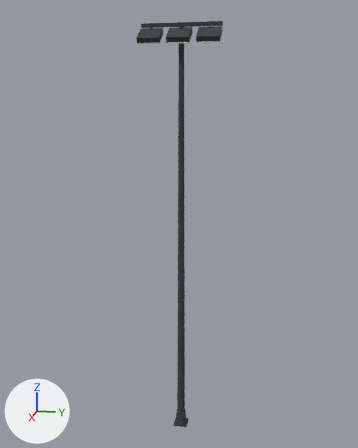
An edit to the COLLADA model sketchup-site-design-pro/src/pb_site_design_pro/Assets/Lighting/lighting.area_floodlight/model.dae, drawn before and after from the same camera.
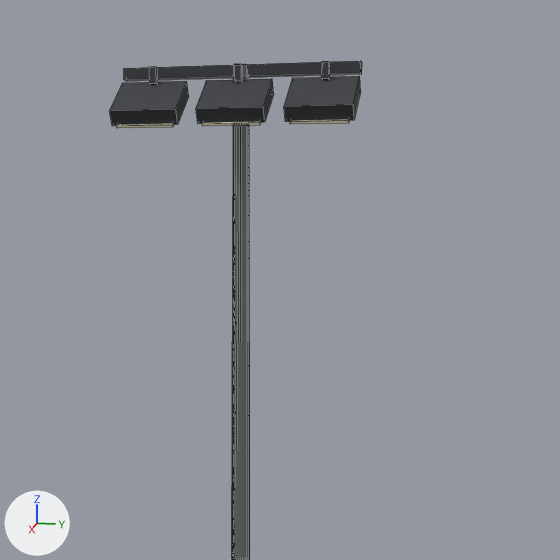
Old and new are each drawn whole from a 50 mm camera at (11.38, 2.22, 8.27) aimed at (0.09, -0.04, 5.45) and again close up on the part from 28% to 81% of the width and 0% to 43% of the height. The axes (+X, +Y, +Z) are drawn at lower left. The lights are the same throughout. The first two pictures are the older version. The close-ups show mesh edges as thin lines. Where no turn or scale is listed for an object, it has been applied to the vertices.

The first close-up shows 'armLength=0.6;coverageRadius=;fixtureCode=;headHeight=0.12;h'.
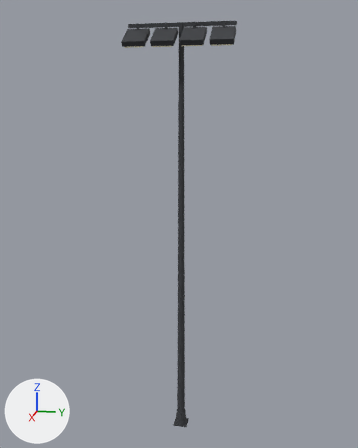
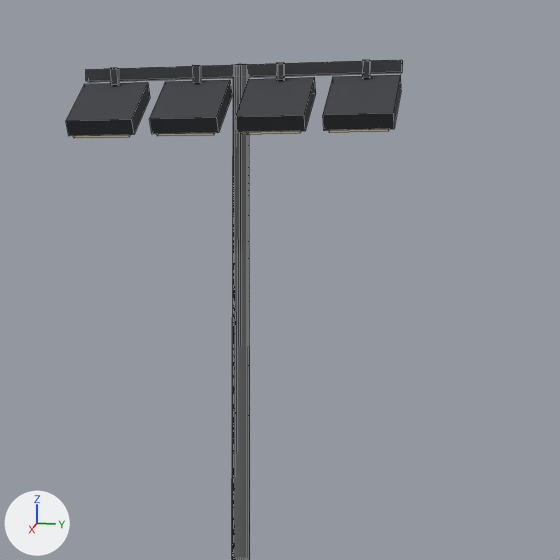
The change, as a diff of the scene's bpy script:
```diff
--- a/sketchup-site-design-pro/src/pb_site_design_pro/Assets/Lighting/lighting.area_floodlight/model.dae.py
+++ b/sketchup-site-design-pro/src/pb_site_design_pro/Assets/Lighting/lighting.area_floodlight/model.dae.py
@@ me_armlength_0_6_coverageradius__fixturecode__headheight_0_12_h @@
 # used by ob_armlength_0_6_coverageradius__fixturecode__headheight_0_12_h; location = (0.0, 0.0, 0.0)
-me_armlength_0_6_coverageradius__fixturecode__headheight_0_12_h.from_pydata(...)  # 195 vertices, 222 faces; spans x -0.18..0.45, y -0.9..0.9, z 0.0..9.96
+me_armlength_0_6_coverageradius__fixturecode__headheight_0_12_h.from_pydata(...)  # 219 vertices, 240 faces; spans x -0.18..0.57, y -1.2..1.2, z 0.0..9.96
+# me_armlength_0_6_coverageradius__fixturecode__headheight_0_12_h part 1: the loose piece of 8 vertices spanning x 0.05..0.41, y -0.21..0.21, z 9.49..9.73 is copied, and the copy is scaled about its middle by (1.32, 1, 1.33), then moved by (0.05, -0.32, -0.04); it spans x 0.05..0.51, y -0.53..-0.1, z 9.42..9.73
+# me_armlength_0_6_coverageradius__fixturecode__headheight_0_12_h part 2: the loose piece of 8 vertices spanning x 0.05..0.41, y -0.21..0.21, z 9.49..9.73 is copied, and the copy is scaled about its middle by (1.32, 1, 1.33), then moved by (0.05, 0.32, -0.04); it spans x 0.05..0.51, y 0.1..0.53, z 9.42..9.73
+# me_armlength_0_6_coverageradius__fixturecode__headheight_0_12_h part 3: the loose piece of 8 vertices spanning x 0.05..0.41, y 0.44..0.86, z 9.49..9.73 is copied, and the copy is scaled about its middle by (1.32, 1, 1.33), then moved by (0.05, 0.3, -0.04); it spans x 0.05..0.51, y 0.74..1.16, z 9.42..9.73
+# me_armlength_0_6_coverageradius__fixturecode__headheight_0_12_h part 4
+# 4 faces are deleted
+# 12 vertices in x -0.04..0.14, y -0.9..-0.4, z 9.75..9.96 move by (0.0, -0.3, 0.0)
+# 8 vertices in x 0.09..0.14, y -0.62..-0.03, z 9.83..9.95 move by (0.0, -0.31, 0.0)
+# 8 vertices in x 0.02..0.14, y -0.25..0.25, z 9.75..9.95 move by (0.0, -0.32, 0.0)
+# 8 vertices in x 0.02..0.14, y 0.4..0.9, z 9.75..9.95 move by (0.0, -0.33, 0.0)
+# 4 vertices in x -0.04..0.04, y 0.9, z 9.88..9.96 move by (0.0, 0.3, 0.0)
+# 4 vertices in x 0.39..0.45, y -0.9..-0.4, z 9.51..9.61 move by (0.12, -0.3, -0.08)
+# 36 vertices move from x 0.05..0.45, y -0.86..0.9, z 9.49..9.95 to x 0.02..0.57, y -1.16..1.2, z 9.42..9.95
+# 4 new faces join them, mat_steel_dark (dark grey #3a3c40)
+# me_armlength_0_6_coverageradius__fixturecode__headheight_0_12_h part 5: 8 faces spanning x 0.02..0.57, y 0.7..1.2, z 9.43..9.95 switch from mat_luminaire (beige #faf4d2) to mat_steel_dark (dark grey #3a3c40)
```

Changed parts and their boxes (x1, y1, x2, y2) in the close-ups (560 x 560 px; the box of a moved part takes in the faces that stretch with it):
'armLength=0.6;coverageRadius=;fixtureCode=;headHeight=0.12;h', reshaped: before (109, 61, 362, 560); after (66, 60, 403, 560)
part 1 of me_armlength_0_6_coverageradius__fixturecode__headheight_0_12_h, added: after (157, 133, 215, 136)
part 2 of me_armlength_0_6_coverageradius__fixturecode__headheight_0_12_h, added: after (242, 131, 301, 135)
part 3 of me_armlength_0_6_coverageradius__fixturecode__headheight_0_12_h, added: after (329, 129, 389, 133)
part 4 of me_armlength_0_6_coverageradius__fixturecode__headheight_0_12_h, moved or reshaped: before (109, 61, 362, 128); after (66, 60, 403, 138)
part 5 of me_armlength_0_6_coverageradius__fixturecode__headheight_0_12_h, recoloured: before (117, 121, 260, 126); after (323, 75, 401, 131)
